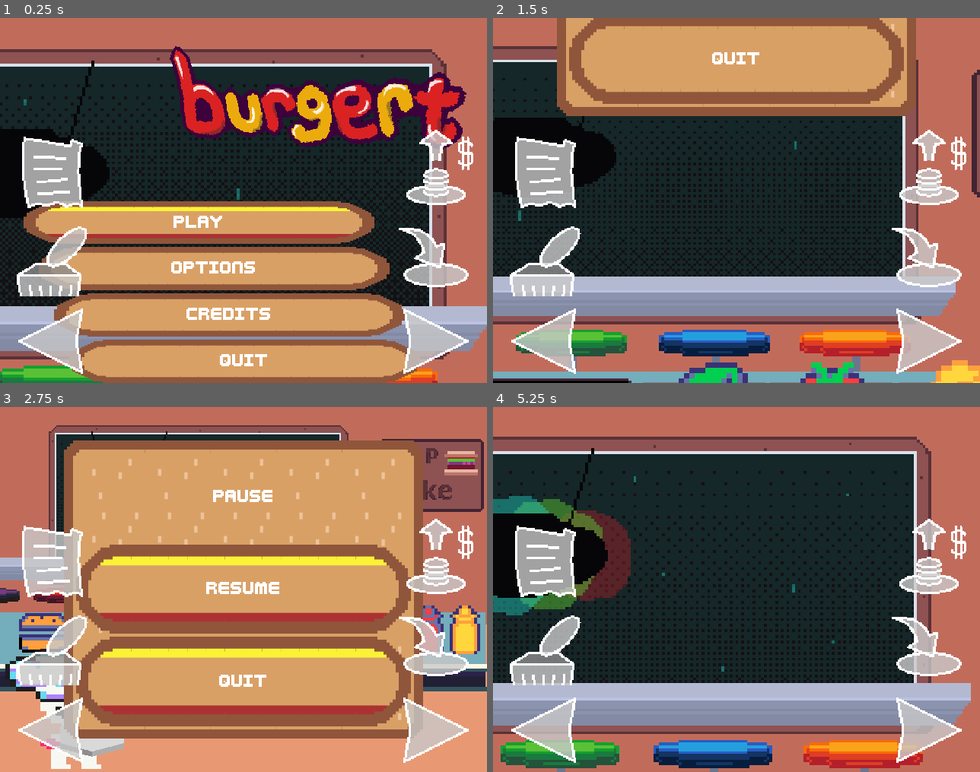
Above: before the commit, frames 1-4 (two rows, left to right).
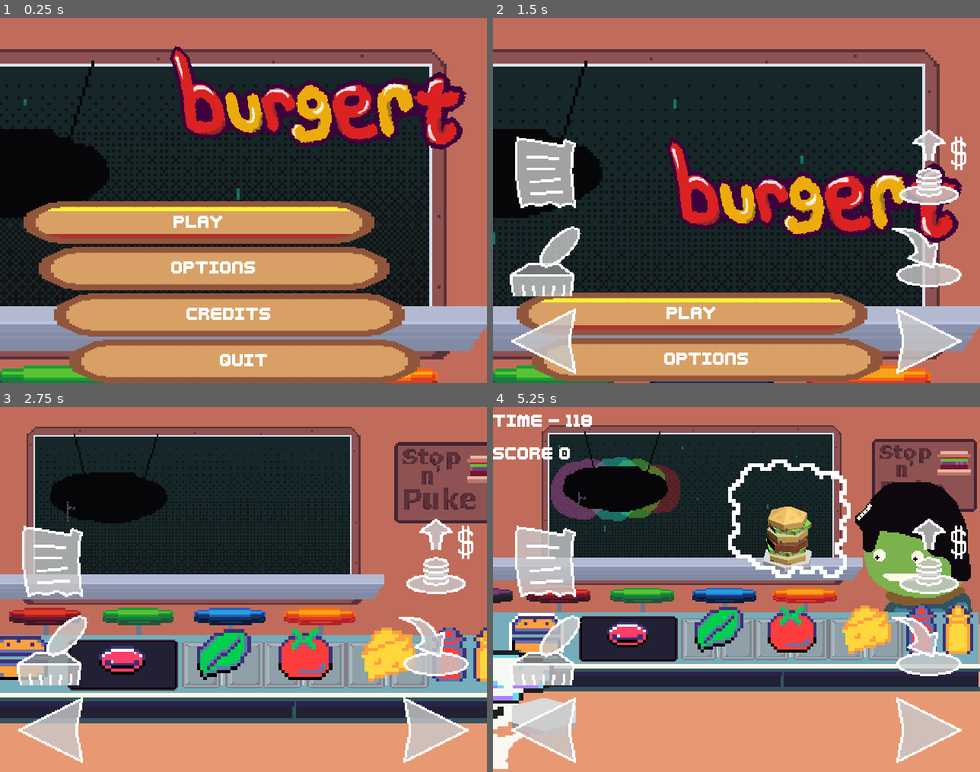
Above: after the commit, the same moments.

Repository: LettucePie/burgert
Game: Godot game, scene res://scenes/play.tscn
The game is run twice, just before and just after one commit, with the same random seed, the same clock (stepped at 60 frames per second) and the same inputs. Sound files missing from this copy of the repository are replaced by a short silence.
Inputs (mouse positions are in pixels of both pictures, inside the frame that each line leads up to):
- Up to frame 1 (0.25 s): no input
- Up to frame 2 (1.5 s): click (692, 222) at 0.5 s, where only the run after the commit has a clickable "Play"; tap Enter (menu) at 1.25 s; move the mouse to (843, 182) at 1.27 s; hold Right (right) from 1.28 s (still down); tap Z (confirm) at 1.35 s; click (843, 182) at 1.42 s
- Up to frame 3 (2.75 s): release Right (right) at 2 s; drag from (146, 607) to (219, 662) at 2.02 s
- Up to frame 4 (5.25 s): move the mouse to (785, 509) at 2.77 s; hold Right (right) 2.78-3.5 s; tap Z (confirm) at 2.85, 4.35 s; drag from (712, 662) to (590, 534) at 3.52 s; move the mouse to (882, 644) at 4.27 s; hold Left (left) 4.28-5 s; drag from (590, 534) to (663, 498) at 5.02 s

The runs differ from the first frame. In frame 1, 8.3% of the frame differs, in the area x 3-98%, y 30-98%; in frame 2, 58%; in frame 3, 71%; in frame 4, 75%, in the area x 0-100%, y 2-100%.

Commit message:
reactively recontainers to touchscreen mode if detects touch input

Diff:
--- a/project.godot
+++ b/project.godot
@@ -21,6 +21,8 @@
 
 window/size/viewport_width=640
 window/size/viewport_height=480
+window/stretch/mode="viewport"
+window/stretch/scale_mode="integer"
 
 [gui]
 
--- a/scenes/game_container.gd
+++ b/scenes/game_container.gd
@@ -10,6 +10,7 @@
 	print("Game Container adopting Play/Game: ", game, " with root of: ", root)
 	root.remove_child(game)
 	portal.add_child(game)
+	root.content_scale_mode = 0
 	root.add_child(self)
 	root.handle_input_locally = false
 	portal.handle_input_locally = true
--- a/scenes/play.gd
+++ b/scenes/play.gd
@@ -8,6 +8,7 @@
 ##-----------
 @export var audio_bus : AudioBusLayout
 @export var container_scene : PackedScene
+var adopted : bool = false
 
 class Settings:
 	var version : int
@@ -130,13 +131,21 @@
 		_default_settings()
 	if OS.has_feature("portmaster"):
 		_clear_joypad_inputs()
-	if OS.has_feature("mobile") or 1 > 0:
+	if OS.has_feature("mobile") and !adopted:
 		var container : GameContainer = container_scene.instantiate()
 		container.call_deferred("adopt", self, get_tree().get_root())
+		adopted = true
 
 
 func _process(delta):
 	pass
+
+
+func _input(event):
+	if event is InputEventScreenTouch and !adopted:
+		var container : GameContainer = container_scene.instantiate()
+		container.call_deferred("adopt", self, get_tree().get_root())
+		adopted = true
 
 
 func _on_main_menu_start_play():
